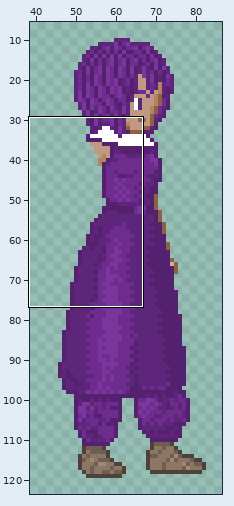
One commit to this pixel-art file: artwork/vichi/vichi-3_2.ase. The picture above shows the old version from afar; the outline marks the close-up.
Close-up. Earlier state:
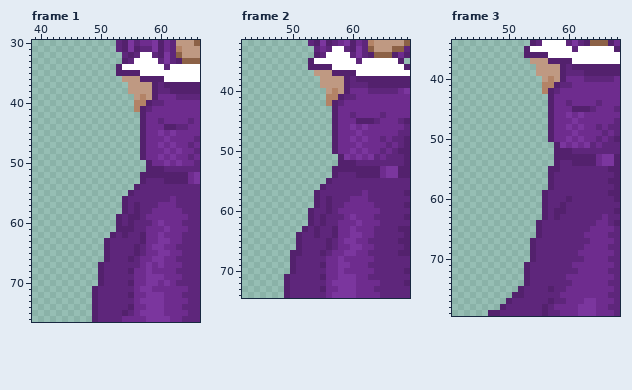
128x128 pixels, 14 frames. Shown: frame 1: x 39..66, y 30..76; frame 2: x 42..69, y 32..74; frame 3: x 41..68, y 34..79. The wide view leaves out empty margins. The commit also changed other frames or places, which this record leaves out.
New version:
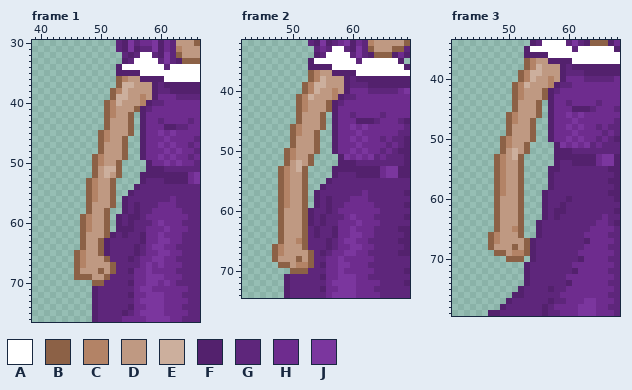
Palette (. is transparent): A #ffffff  B #8c6146  C #b38366  D #bf9982  E #ccaf9d  F #53216d  G #5e267b  H #6e2c8e  J #7b369e
The edit:
layer "Arm Left" now shown
Frame 1, layer "Arm Left":
y 36: x 53..54 .D -> BC
y 37: x 53..55 ..D -> BEE
y 38: x 52..54 ... -> BCE
y 39: x 52..55 .... -> BEED
y 40: x 51..56 .....C -> BCEDDD
y 41: x 51..56 .....C -> BCDDDB
y 42: x 51..55 ..... -> BCDDB
y 43..44: x 51..55 ..... -> BDDDB
y 45: x 50..55 ...... -> BCDDDB
y 46: x 50..54 ..... -> BCDDB
y 47..48: x 50..54 ..... -> BDDDB
y 49: x 49..54 ...... -> BCDDDB
y 50: x 49..53 ..... -> BCDDB
y 51: x 49..53 ..... -> BDEEB
y 52: x 49..53 ..... -> BDEDB
y 53..56: x 48..52 ..... -> BCDDB
y 57: x 48..52 ..... -> BDDDB
y 58: x 48..51 .... -> BDDB
y 59..61: x 47..51 ..... -> BCDDB
y 62: x 47..51 ..... -> BDDDB
y 63..64: x 47..50 .... -> BDDB
y 65: x 46..50 ..... -> BCDDB
y 66: x 46..51 .....F -> BCDDDB
y 67: x 46..52 ....FGG -> BCDDDDB
y 68: x 46..52 ....FGG -> BDDDBDB
y 69: x 46..51 ....FG -> BBBDDB
y 70: x 49..50 .F -> BB
Frame 2, layer "Arm Left":
y 37: x 53..54 .D -> BC
y 38: x 53..55 ..D -> BCE
y 39: x 52..55 ...D -> BCEE
y 40: x 52..55 .... -> BCED
y 41: x 51..56 .....C -> BCEDDD
y 42: x 51..56 .....C -> BCDDDB
y 43: x 51..56 ...... -> BCDDDB
y 44..45: x 51..55 ..... -> BDDDB
y 46: x 50..55 ...... -> BCDDDB
y 47: x 50..54 ..... -> BCDDB
y 48..49: x 50..54 ..... -> BDDDB
y 50: x 49..54 ...... -> BCDDDB
y 51: x 49..53 ..... -> BCDDB
y 52: x 49..53 ..... -> BDEDB
y 53: x 48..52 ..... -> BCDEB
y 54..59: x 48..52 ..... -> BCDDB
y 60..62: x 48..52 ..... -> BDDDB
y 63: x 48..52 ....F -> BDDDB
y 64: x 48..52 ...FG -> BDDDB
y 65: x 48..52 ...FG -> BDDCB
y 66: x 47..52 ....FG -> BCDDDB
y 67: x 47..53 ...FFGG -> BCDDDDB
y 68: x 47..53 ...FGGG -> BDDDBDB
y 69: x 48..53 ..FGGG -> BBDCCB
y 70: x 50..52 FGG -> BBB
Frame 3, layers "Arm Left", "Dress Lower":
y 37: x 53..54 .D -> BC
y 38: x 53..55 ..D -> BCE
y 39: x 52..55 ...D -> BCEE
y 40: x 52..55 .... -> BCED
y 41: x 51..56 .....C -> BCEDDD
y 42: x 51..56 .....C -> BCDDDB
y 43: x 51..56 ...... -> BCDDDB
y 44..45: x 51..55 ..... -> BDDDB
y 46: x 50..55 ...... -> BCDDDB
y 47: x 50..54 ..... -> BCDDB
y 48..49: x 50..54 ..... -> BDDDB
y 50: x 49..54 ...... -> BCDDDB
y 51: x 49..53 ..... -> BCDDB
y 52: x 49..53 ..... -> BDEDB
y 53: x 48..52 ..... -> BCDEB
y 54..59: x 48..52 ..... -> BCDDB
y 60..64: x 48..52 ..... -> BDDDB
y 65: x 48..52 ..... -> BDDCB
y 66: x 47..52 ...... -> BCDDDB
y 67: x 47..53 ....... -> BCDDDDB; x 63 G -> F
y 68: x 47..53 ....... -> BDDDBDB
y 69: x 48..53 ...... -> BBDCCB
y 70: x 50..52 ... -> BBB; x 62 G -> F
y 72: x 61 G -> F
y 74: x 60 G -> F
